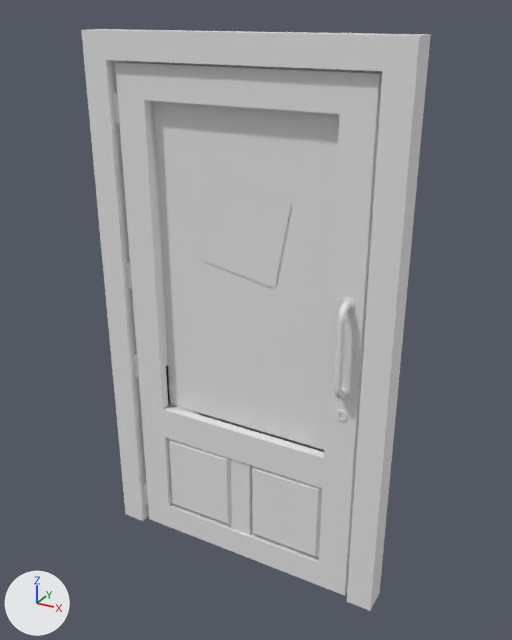
A saved change to the FBX model modelaje/blocking_assets/m_puerta_peq2.fbx.
Before and after are seen from a 50 mm camera at (1.3, -2.24, 1.22) aimed at (0.05, 0.03, 0.08). Lighting does not change. The marker at lower left points along +X, +Y and +Z. Materials are left out; every surface is plain grey. Where no turn or scale is listed for an object, it has been applied to the vertices.

Objects in the first picture: 'puerta_peq2_m', 'puerta_peq2_p'.
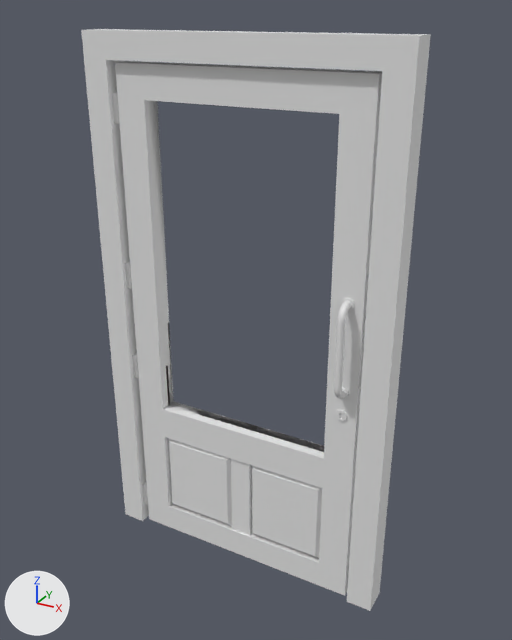
What the commit changed:
me_cube_020 is used by ob_puerta_peq2_p; location (-0.529, -0.027, 0.183).
me_cube_020 had 1192 vertices, 1156 faces and spanned x -0.01..1.05, y -0.07..0.08, z -1.27..0.85.
me_cube_020 now has 1184 vertices, 1143 faces and spans x -0.01..1.05, y -0.07..0.08, z -1.27..0.85.
me_cube_020 part 1: the loose piece of 4 vertices spanning x 0.33..0.73, y 0.04..0.05, z 0.05..0.45 is deleted.
Part 2, on me_cube_020:
4 vertices are removed from x 0.49..0.58, y 0.05, z -0.22.
12 faces are deleted.

Where the change shows, as pixel boxes [x1, y1, x2, y2] in the pictures (512 x 640 px):
part 1 of me_cube_020, deleted
    before: [200, 177, 291, 289]
part 2 of me_cube_020, deleted
    before: [153, 101, 339, 450]
